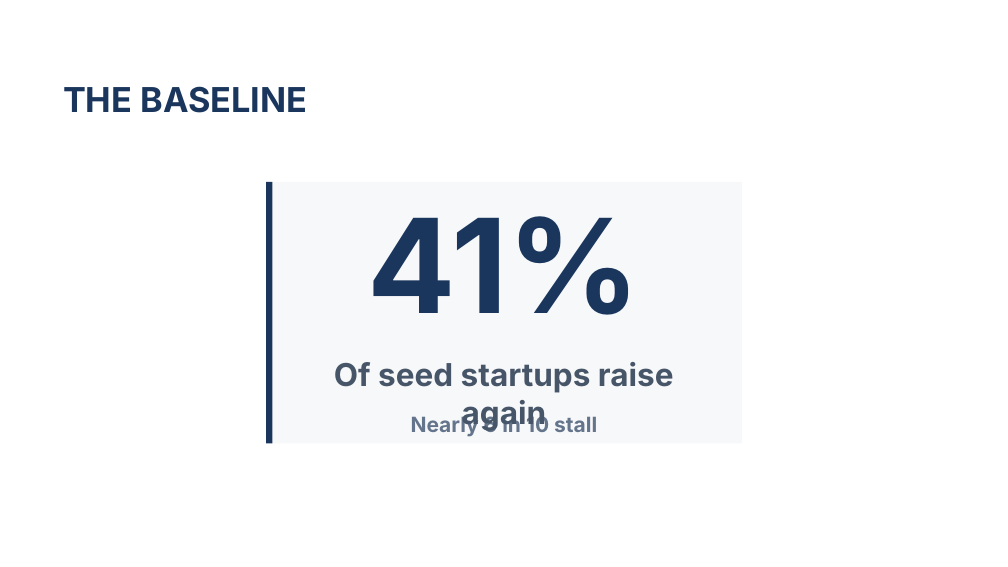
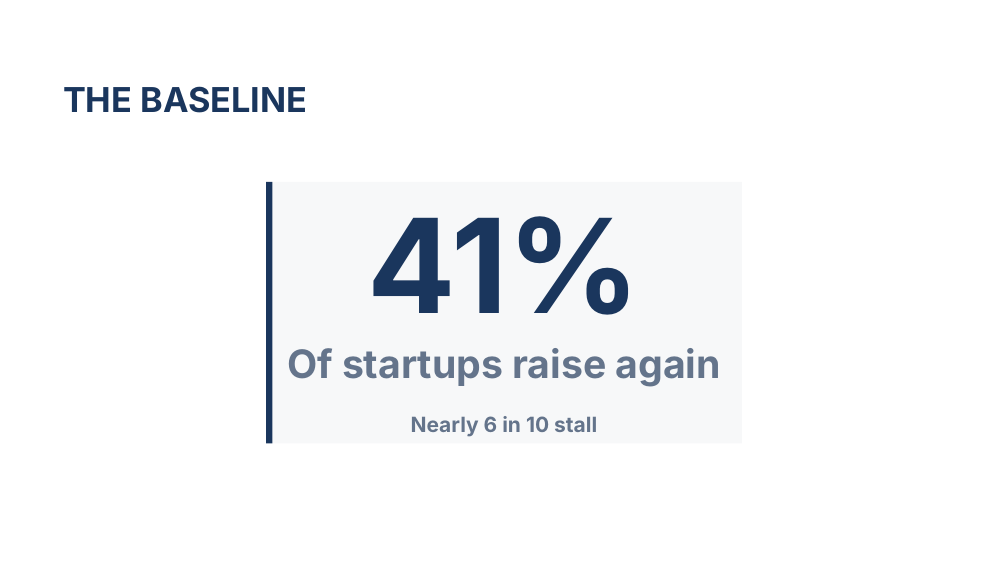
Before and after one commit to Meqdad-25/EDA_Project, a slide deck: slide 6 of presentation/Which Startups Raise Again.pptx. Drawn at 1008x567 pixels with LibreOffice and Linux fonts; fonts in the diff are those of the drawing; background and template pictures are left out. Boxes give left, top, right and bottom in pixels: in the first picture for what was removed or moved away, otherwise in the second. Text is boxed around its words. In the diff, an @@ line names an element or a change of style, - is before the commit and + after.

```diff
--- a/presentation/Which Startups Raise Again.pptx
+++ b/presentation/Which Startups Raise Again.pptx
@@ text at (287,348,721,386): text changed; size 22.5 to 28 pt; text colour #475569 to #64748B @@
-Of seed startups raise again
+Of startups raise again
```
Also in this commit, not shown: 6 other slides changed.
